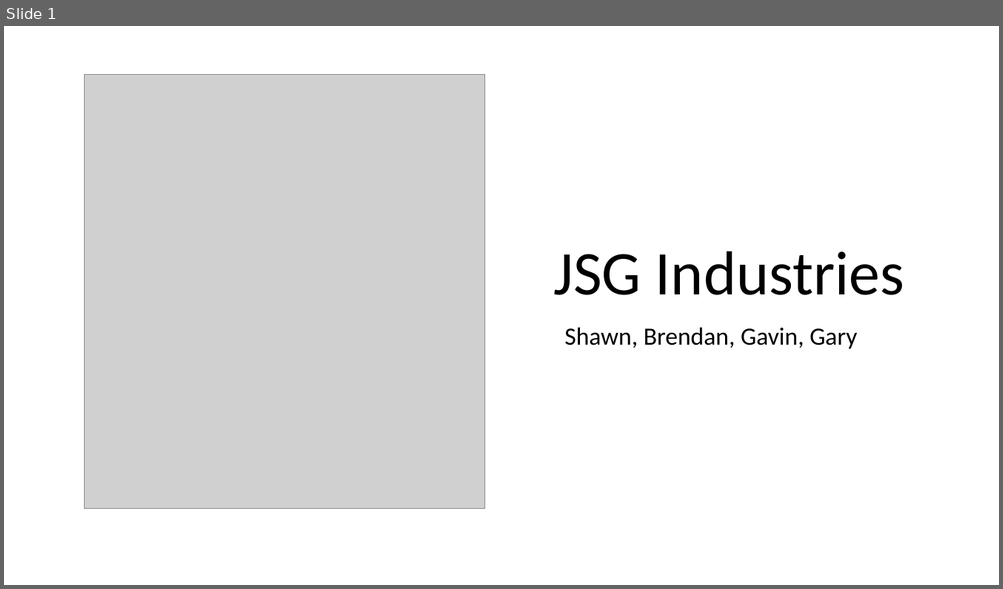
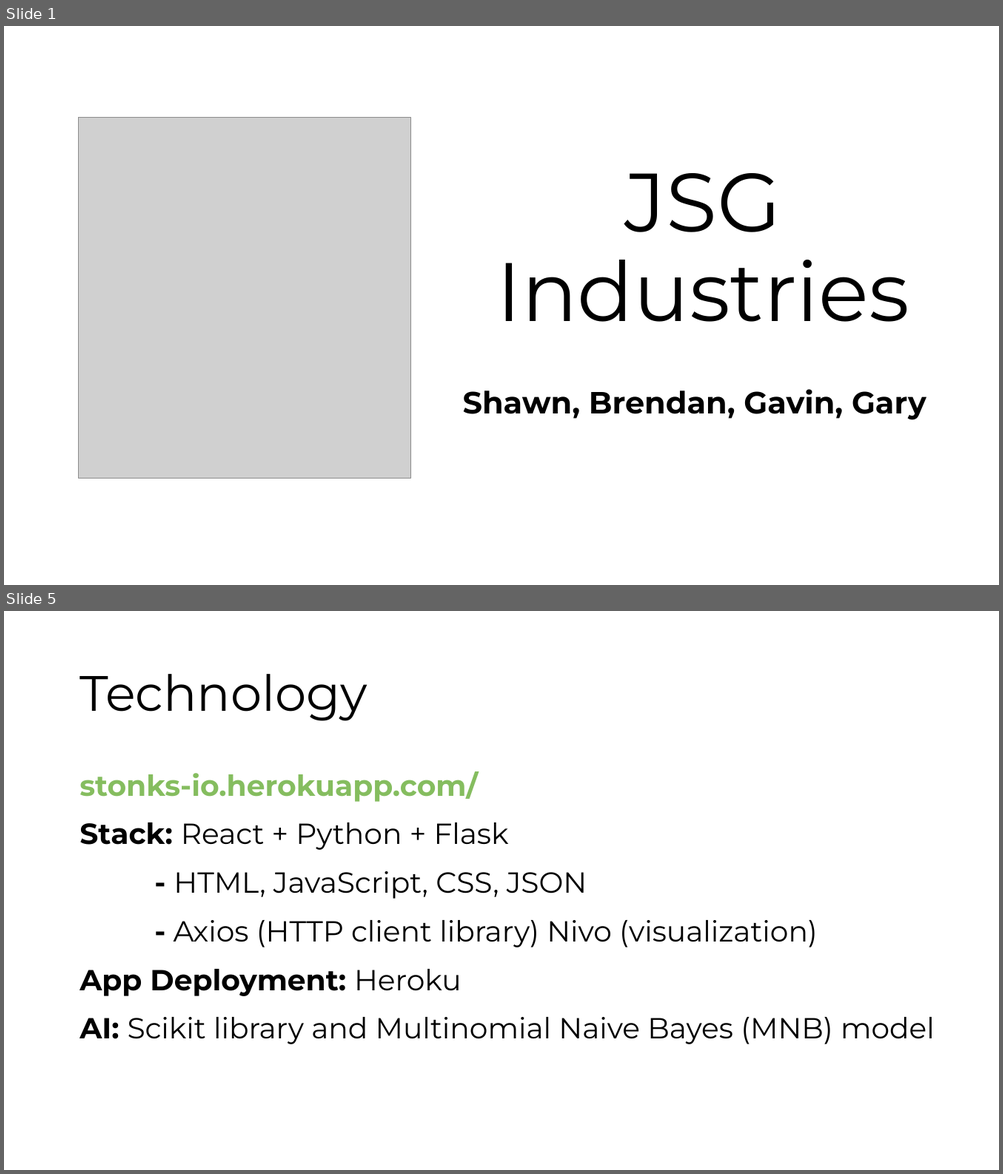
Before and after one commit to shawnjacobsen/hackOHIO-2020, a slide deck: hackOHIO-2020.pptx. Shown one above the other, each under a label of ours: slide 1 before the commit, slides 1 and 5 after it; the slides between them are not shown. The pictures are 1003x589 and 1003x1174 pixels, drawn with LibreOffice and Linux fonts; fonts in the diff are those of the drawing; grey boxes stand for pictures; background and template pictures are left out. Boxes give left, top, right and bottom in pixels: in the first picture for what was removed or moved away, otherwise in the second. Text is boxed around its words. In the diff, an @@ line names an element or a change of style, - is before the commit and + after.

```diff
--- a/hackOHIO-2020.pptx
+++ b/hackOHIO-2020.pptx
@@ slide 5 added at <box>4,611,999,1170</box>, background #FFFFFF @@
@@ title added at <box>79,674,367,721</box>, 48 pt, text #000000 @@
+Technology
@@ text added at <box>79,772,934,1045</box>, 28 pt, text #000000 @@
+stonks-io.herokuapp.com/
+Stack: React + Python + Flask
+- HTML, JavaScript, CSS, JSON
+- Axios (HTTP client library) Nivo (visualization)
+App Deployment: Heroku
+AI: Scikit library and Multinomial Naive Bayes (MNB) model
@@ slide 1 changed as well @@
@@ picture: place and size @@
-picture at <box>84,75,484,509</box>
+picture at <box>79,118,412,479</box>
@@ title "JSG Industries": place and size @@
-title "JSG Industries" at <box>554,251,904,295</box>
+title "JSG Industries" at <box>496,173,909,322</box>
@@ title "JSG Industries" at <box>496,173,909,322</box>: size 60 to 80 pt, font Calibri to Montserrat @@
@@ subtitle "Shawn, Brendan, Gavin, Gary": place and size @@
-subtitle "Shawn, Brendan, Gavin, Gary" at <box>564,327,856,349</box>
+subtitle "Shawn, Brendan, Gavin, Gary" at <box>463,389,926,420</box>
@@ subtitle "Shawn, Brendan, Gavin, Gary" at <box>463,389,926,420</box>: size 24 to 29.6 pt, font Calibri to Montserrat, bold on; line spacing 0.9 to 2 @@
```
Also in this commit, not shown: 1 other slide changed, 2 other slides added.
